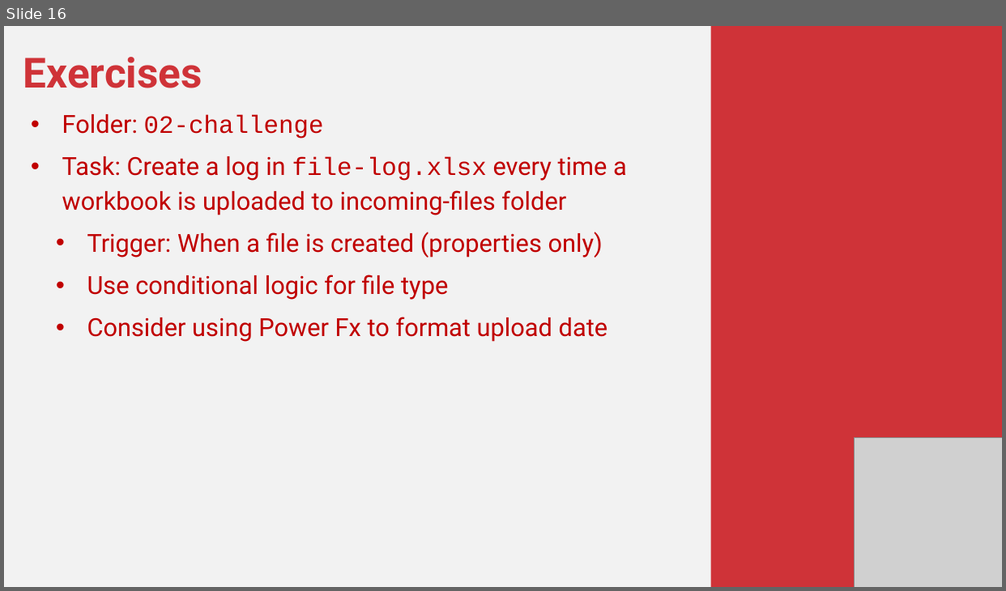
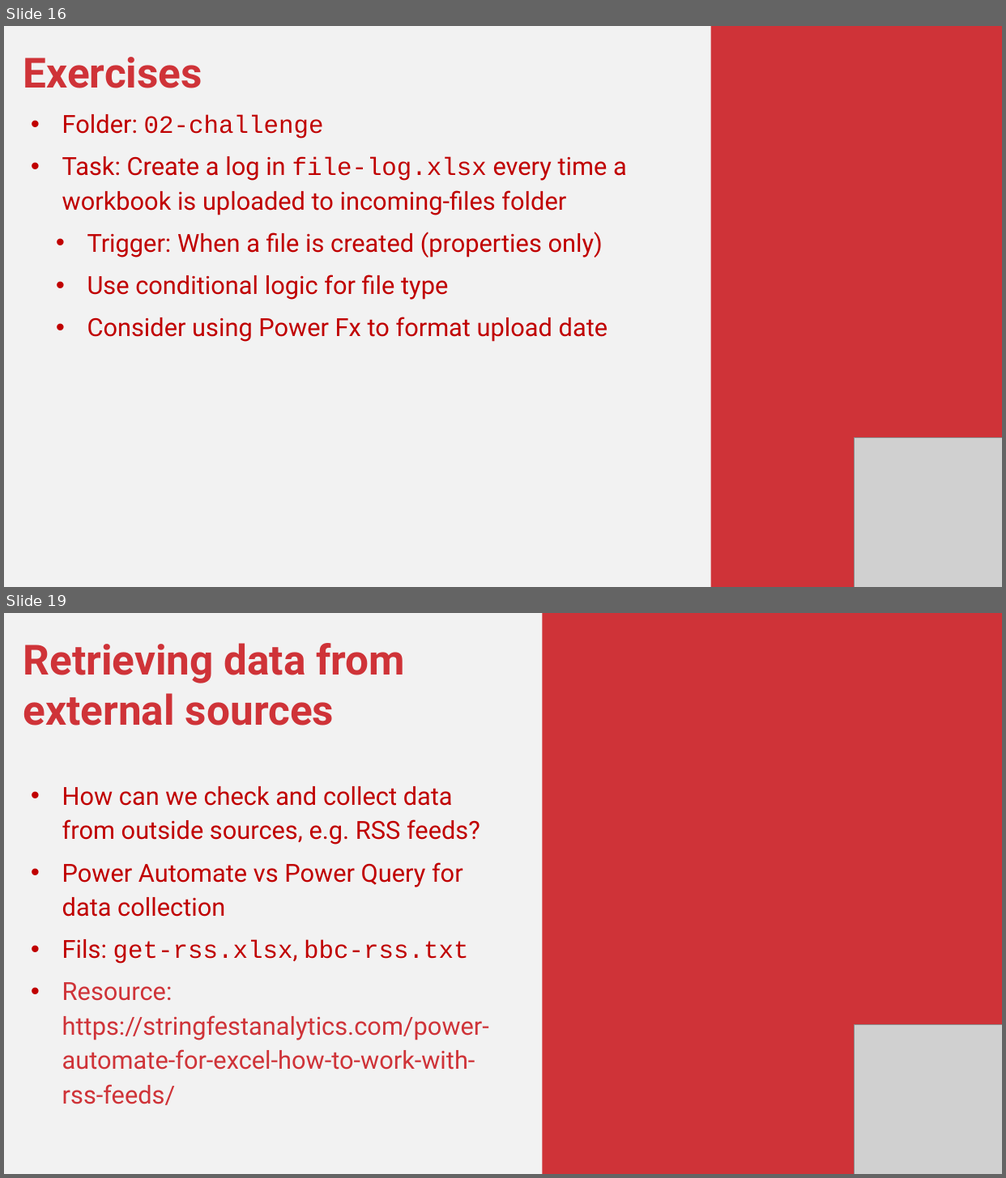
Before and after one commit to stringfestdata/power-automate-for-excel-masterclass, a slide deck: power-automate-for-excel-masterclass.pptx. Shown one above the other, each under a label of ours: slide 16 before the commit, slides 16 and 19 after it; the slides between them are not shown. The pictures are 1006x591 and 1006x1178 pixels, drawn with LibreOffice and Linux fonts; fonts in the diff are those of the drawing; grey boxes stand for pictures. Boxes give left, top, right and bottom in pixels: in the first picture for what was removed or moved away, otherwise in the second. Text is boxed around its words. In the diff, an @@ line names an element or a change of style, - is before the commit and + after.

```diff
--- a/power-automate-for-excel-masterclass.pptx
+++ b/power-automate-for-excel-masterclass.pptx
@@ slide 19 added at (4, 613, 1002, 1174), background #F2F2F2 @@
@@ rectangle added at (542, 613, 1002, 1174), fill #CF3338 @@
@@ text added at (23, 643, 489, 1105), 36 pt, text #C00000 @@
+Retrieving data from external sources
+• How can we check and collect data from outside sources, e.g. RSS feeds?
+• Power Automate vs Power Query for data collection
+• Fils: get-rss.xlsx, bbc-rss.txt
+• Resource: https://stringfestanalytics.com/power-automate-for-excel-how-to-work-with-rss-feeds/
@@ picture added at (854, 1024, 1002, 1174) @@
```
Also in this commit, not shown: 7 slides changed, 2 other slides added, 8 slides removed, 7 other files.
